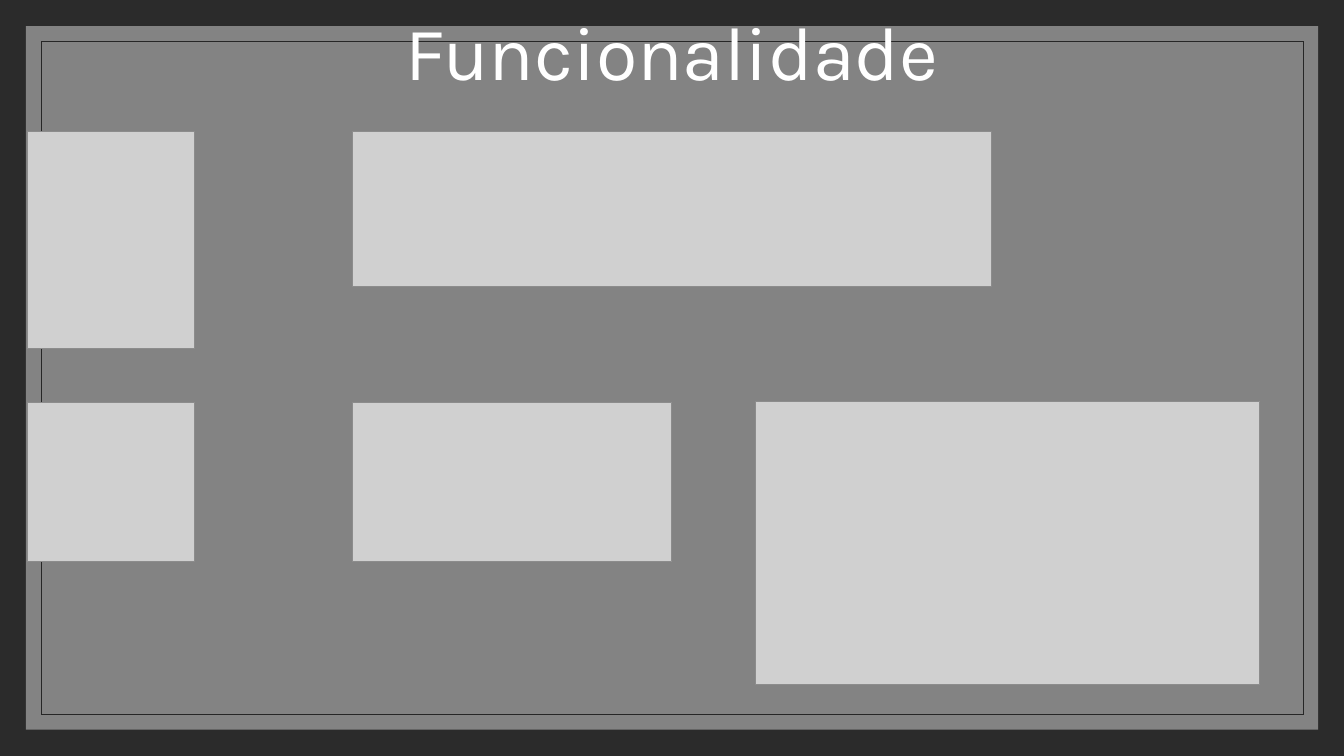
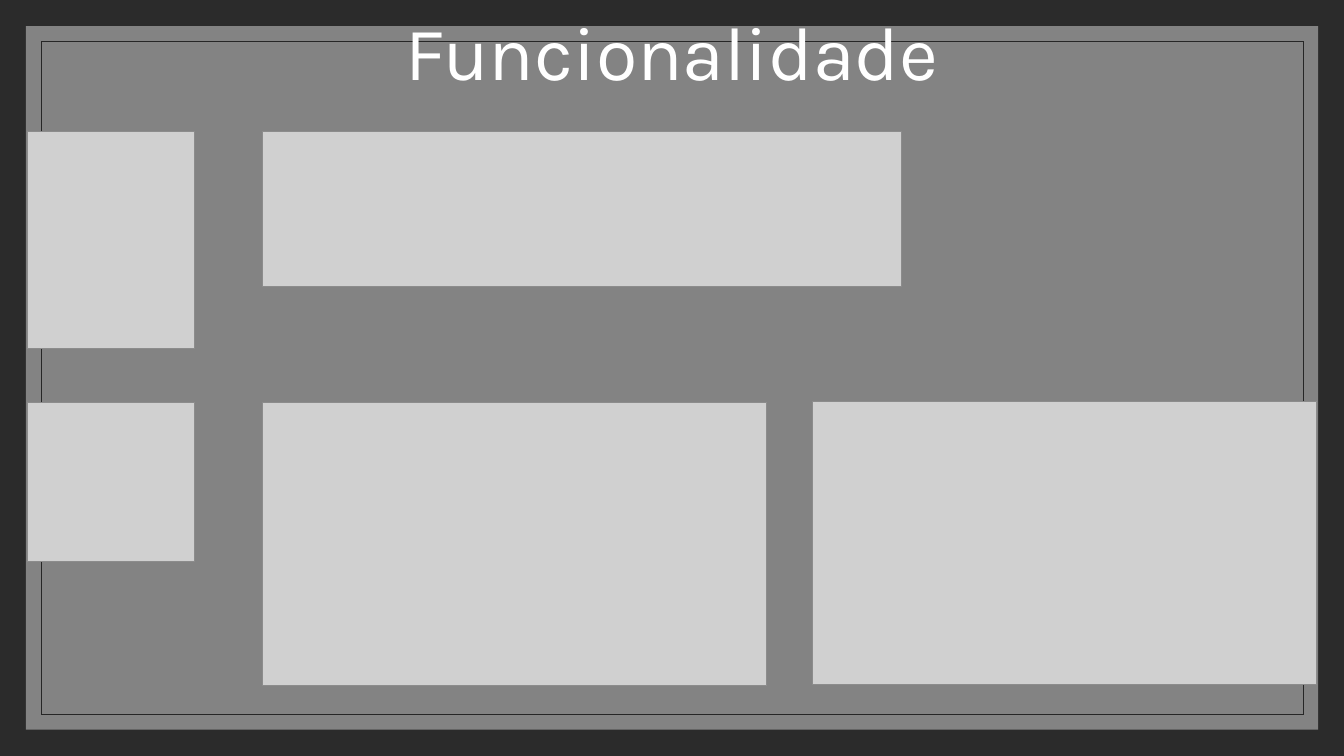
Before and after one commit to SIRVALICIO/TrabajoDeProgramacion, a slide deck: slide 8 of ptimera wpf/Proyecto de semestre.pptx. Drawn at 1344x756 pixels with LibreOffice and Linux fonts; fonts in the diff are those of the drawing; grey boxes stand for pictures; background and template pictures are left out; a plain dark background stands for a picture behind light text. Boxes give left, top, right and bottom in pixels: in the first picture for what was removed or moved away, otherwise in the second. Text is boxed around its words. In the diff, an @@ line names an element or a change of style, - is before the commit and + after.

```diff
--- a/ptimera wpf/Proyecto de semestre.pptx
+++ b/ptimera wpf/Proyecto de semestre.pptx
@@ picture: place and size @@
-picture at box(353, 132, 991, 286)
+picture at box(263, 132, 901, 286)
@@ picture added at box(263, 402, 767, 686) @@
@@ picture removed at box(353, 402, 673, 562) @@
@@ picture: place and size @@
-picture at box(756, 401, 1260, 685)
+picture at box(813, 401, 1317, 685)
```
Also in this commit, not shown: 1 other file.
